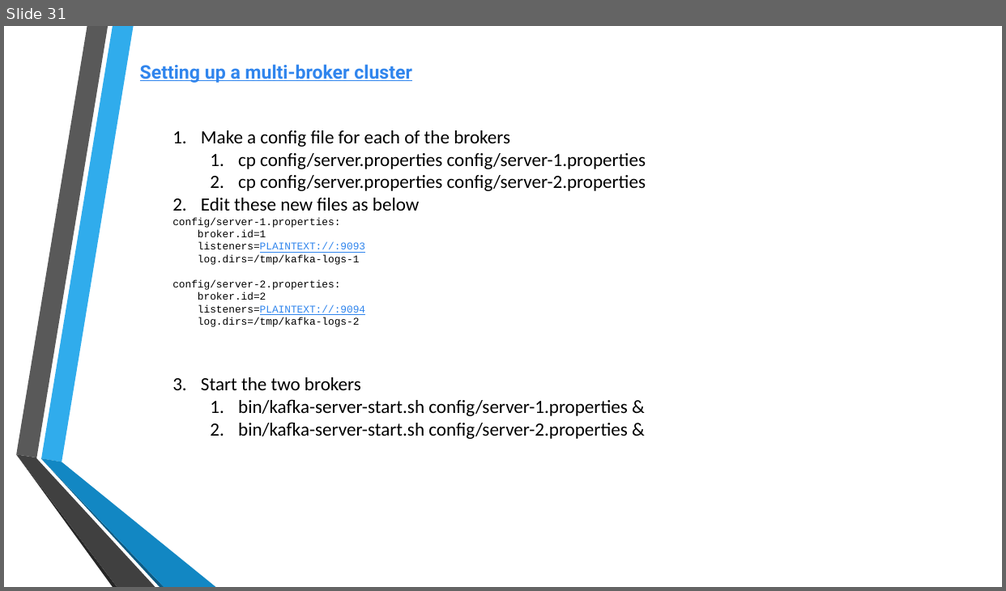
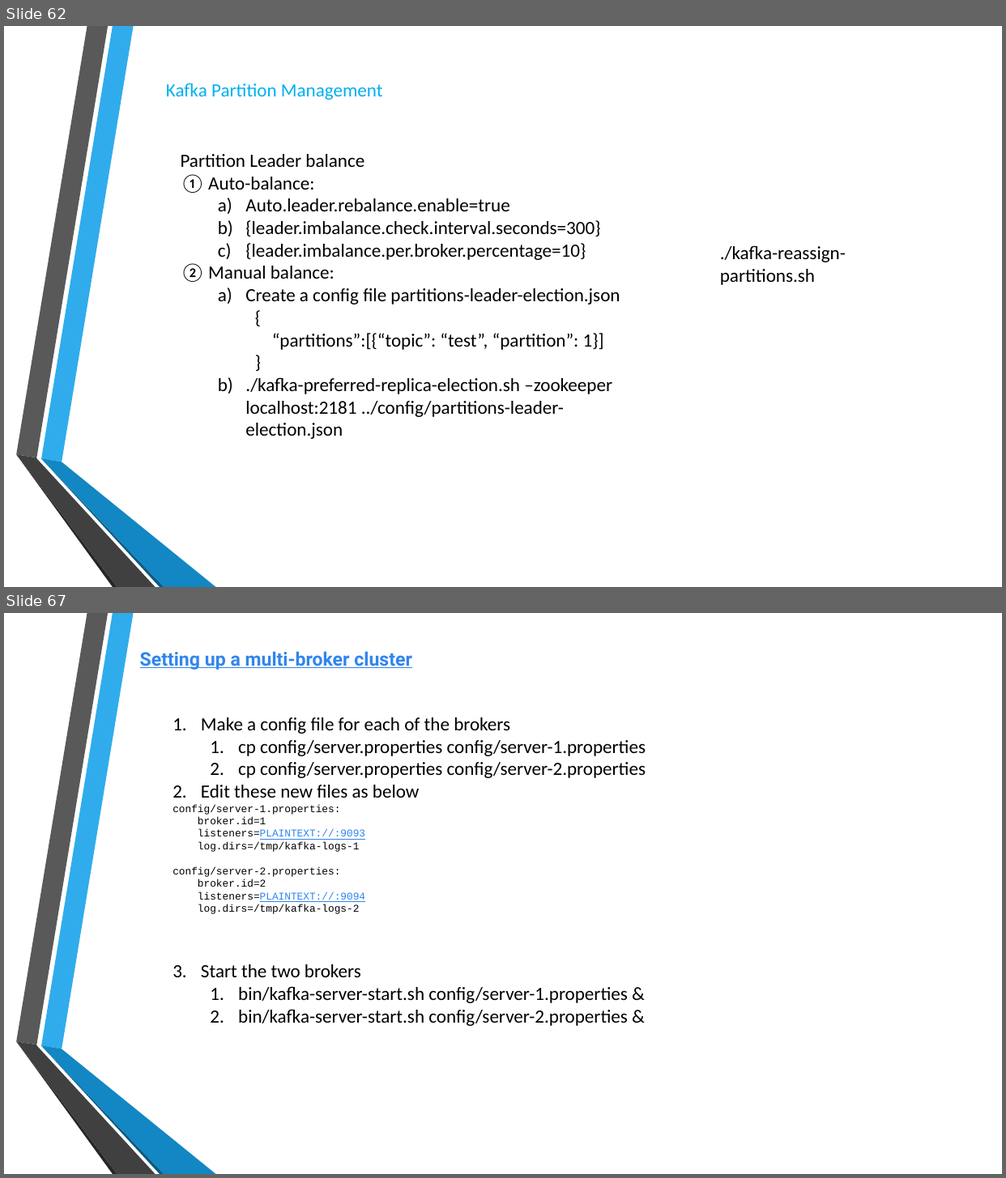
Before and after one commit to RobertLii/Tutorials, a slide deck: Kafka introduction.pptx. Shown one above the other, each under a label of ours: slide 31 before the commit, slides 62 and 67 after it; the slides between them are not shown. The pictures are 1006x591 and 1006x1178 pixels, drawn with LibreOffice and Linux fonts; fonts in the diff are those of the drawing; background and template pictures are left out. Boxes give left, top, right and bottom in pixels: in the first picture for what was removed or moved away, otherwise in the second. Text is boxed around its words. In the diff, an @@ line names an element or a change of style, - is before the commit and + after.

```diff
--- a/Kafka introduction.pptx
+++ b/Kafka introduction.pptx
@@ slide 62 added at (4,26,1002,587), background picture (left out); not listed: 6 template elements that a slide beside it also shows @@
@@ text added at (166,83,383,100), 18 pt, text #00B0F0 @@
+Kafka Partition Management
@@ text added at (181,154,620,439), 18 pt, text #000000 @@
+Partition Leader balance
+1. Auto-balance:
+  a) Auto.leader.rebalance.enable=true
+  b) {leader.imbalance.check.interval.seconds=300}
+  c) {leader.imbalance.per.broker.percentage=10}
+2. Manual balance:
+  a) Create a config file partitions-leader-election.json
+    {
+    “partitions”:[{“topic”: “test”, “partition”: 1}]
+    }
+  b) ./kafka-preferred-replica-election.sh –zookeeper localhost:2181 ../config/partitions-leader-election.json
@@ text added at (720,246,846,285), 18 pt, text #000000 @@
+./kafka-reassign-partitions.sh
@@ what was slide 31 is now slide 67 @@
```
Also in this commit, not shown: 2 slides changed, 35 other slides added.
